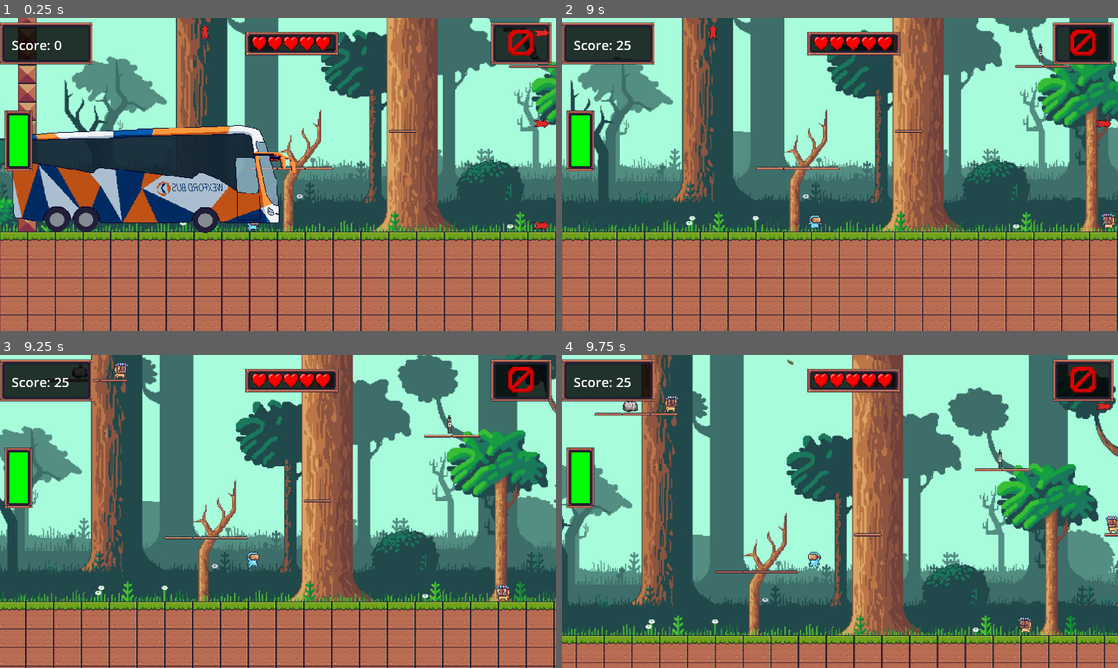
Above: before the commit, frames 1-4 (two rows, left to right).
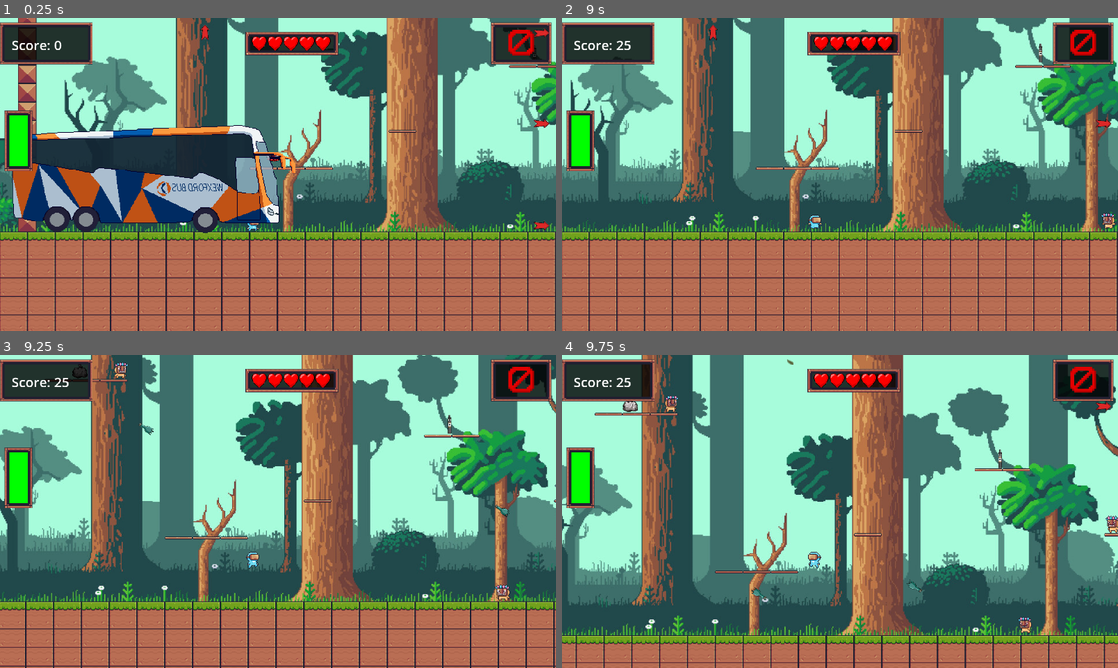
Above: after the commit, the same moments.

Repository: StevenKelly03/Binhale-Web_Build
Game: Godot game, scene res://Binhale/Scenes/Level1.tscn
The game is run twice, just before and just after one commit, with the same random seed, the same clock (stepped at 60 frames per second) and the same inputs. This scene is started directly instead of the project's main scene. Sound files missing from this copy of the repository are replaced by a short silence.
Inputs (mouse positions are in pixels of both pictures, inside the frame that each line leads up to):
- Up to frame 1 (0.25 s): no input
- Up to frame 2 (9 s): tap Enter (SwitchPower) at 0.5, 0.6, 2.1, 3.6, 5.1, 6.6, 8.1 s; move the mouse to (962, 158) at 0.52 s; hold Right (MoveRight) 0.53-2.03 s; tap Up (Jump) at 0.77, 1.52, 3.02, 3.77, 4.52, 6.02, 6.77, 7.52 s; tap R (Restart) at 1.25, 2 s; move the mouse to (728, 190) at 1.27 s; tap Space (UsePower) every 1.5 s from 1.35 to 8.85 s; move the mouse to (895, 105) at 2.02 s; hold Left (MoveLeft) 2.03-2.78 s; move the mouse to (812, 237) at 2.77 s; hold Right (MoveRight) 2.78-4.28 s; move the mouse to (1006, 221) at 3.52 s; move the mouse to (673, 127) at 4.27 s; hold Left (MoveLeft) 4.28-5.03 s; move the mouse to (867, 174) at 5.02 s; hold Right (MoveRight) 5.03-5.78 s; move the mouse to (756, 96) at 5.77 s; hold Left (MoveLeft) 5.78-7.28 s; move the mouse to (962, 158) at 6.52 s; move the mouse to (728, 190) at 7.27 s; hold Right (MoveRight) from 7.28 s (still down); move the mouse to (895, 105) at 8.02 s; move the mouse to (812, 237) at 8.77 s
- Up to frame 3 (9.25 s): keep holding Right (MoveRight); tap Up (Jump) at 9.02 s
- Up to frame 4 (9.75 s): move the mouse to (1006, 558) at 9.52 s; release Right (MoveRight) at 9.53 s; hold Left (MoveLeft) from 9.53 s (still down); tap Enter (SwitchPower) at 9.6 s

Frames 1-2 are identical in both runs. In frame 3, less than 0.1% of the frame differs, in the area x 25-92%, y 21-52%; in frame 4, less than 0.1%.

Commit message:
Enemy Shooting error fixed

Diff:
--- a/project/Binhale/Prefabs/projectile.tscn
+++ b/project/Binhale/Prefabs/projectile.tscn
@@ -7,14 +7,14 @@
 radius = 11.4905
 height = 40.6586
 
-[node name="Projectile" type="Area2D" groups=["EnemyProjectile"]]
+[node name="Projectile" type="Area2D"]
 script = ExtResource("1_emkux")
 
 [node name="Sprite2D" type="Sprite2D" parent="."]
 scale = Vector2(0.05, 0.05)
 texture = ExtResource("2_10qlq")
 
-[node name="CollisionShape2D" type="CollisionShape2D" parent="." groups=["EnemyProjectile"]]
+[node name="CollisionShape2D" type="CollisionShape2D" parent="."]
 rotation = 0.785398
 scale = Vector2(0.8, 0.8)
 shape = SubResource("CapsuleShape2D_e70b2")
--- a/project/Binhale/Scripts/projectile.gd
+++ b/project/Binhale/Scripts/projectile.gd
@@ -8,8 +8,8 @@
 
 func _ready() -> void:
 	add_to_group("EnemyProjectile")  # add to enemy group
+	await get_tree().create_timer(lifetime).timeout  # wait for lifetime
 	self.body_entered.connect(_on_body_entered)  # detect collisions
-	await get_tree().create_timer(lifetime).timeout  # wait for lifetime
 	queue_free()  # remove after lifetime
 
 func _process(delta: float) -> void:
Not shown, changed: build/web/index.pck
